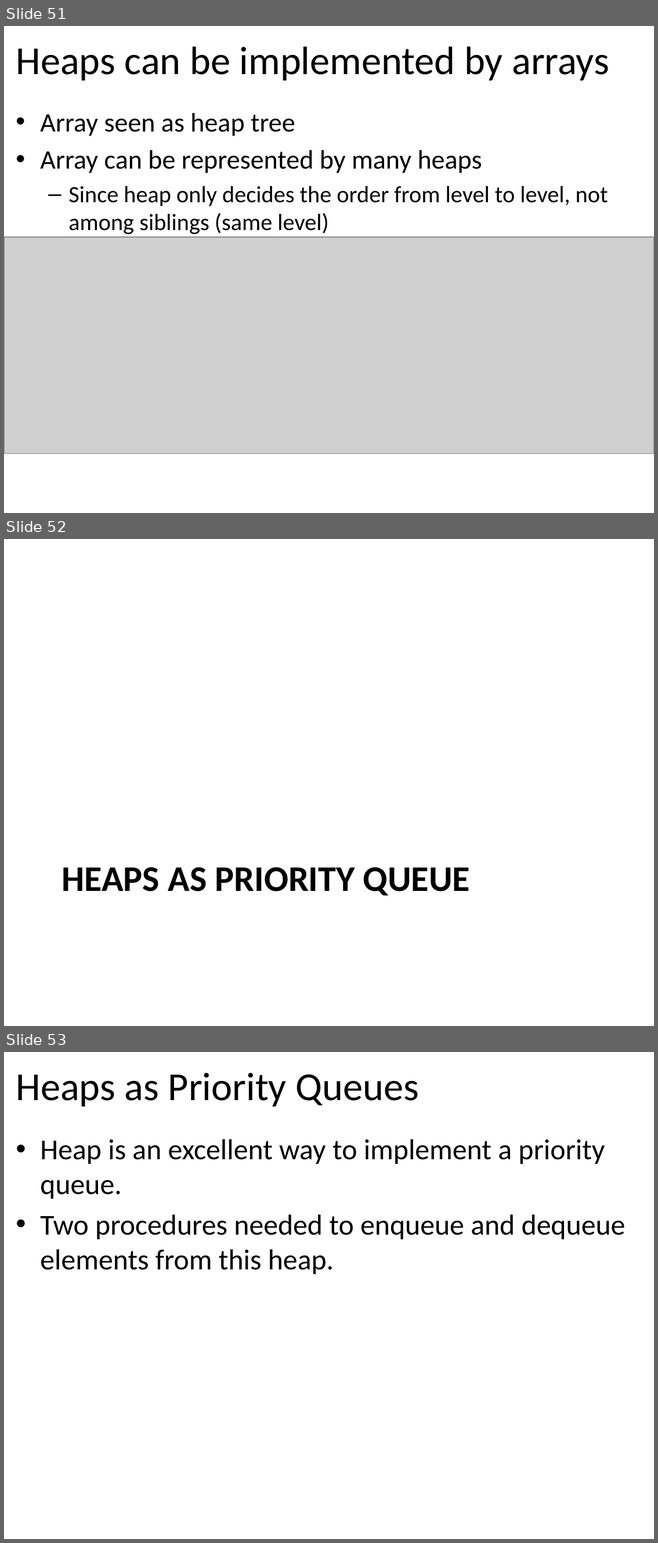
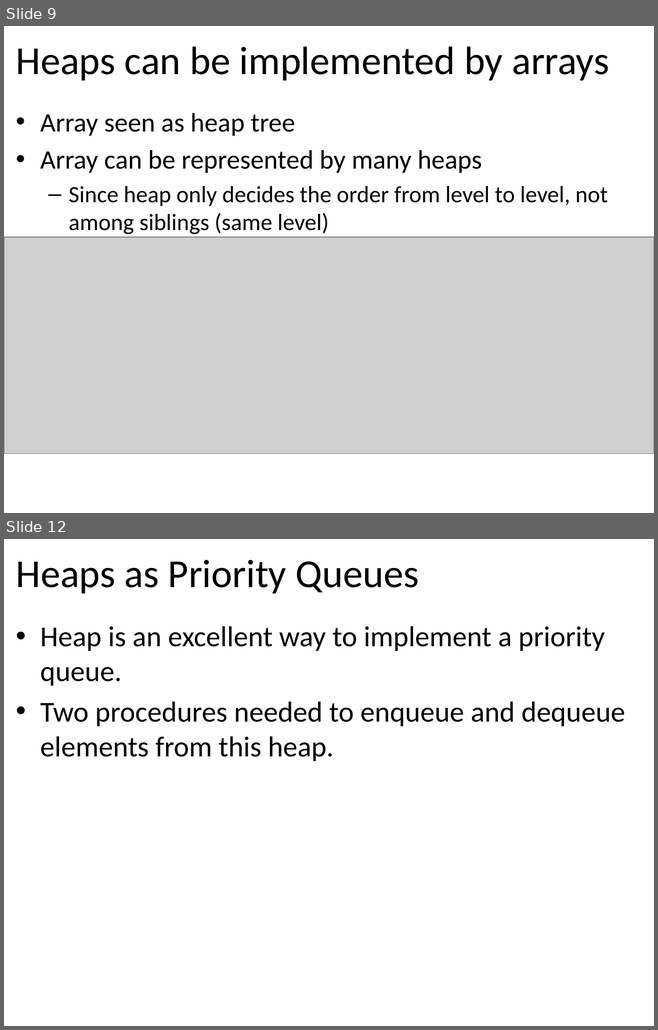
Before and after one commit to tutrunghieu/dsa-2017-java-tutorial, a slide deck: dsa2017-java-online/handouts/data-day05/Lecture 08 - Chapter 06 - Binary Trees - Day 3.pptx. Shown one above the other, each under a label of ours: slides 51, 52 and 53 before the commit, slides 9 and 12 after it; the slides between them are not shown. The pictures are 658x1543 and 658x1030 pixels, drawn with LibreOffice and Linux fonts; fonts in the diff are those of the drawing; grey boxes stand for pictures. Boxes give left, top, right and bottom in pixels: in the first picture for what was removed or moved away, otherwise in the second. Text is boxed around its words. In the diff, an @@ line names an element or a change of style, - is before the commit and + after.

```diff
--- a/dsa2017-java-online/handouts/data-day05/Lecture 08 - Chapter 06 - Binary Trees - Day 3.pptx
+++ b/dsa2017-java-online/handouts/data-day05/Lecture 08 - Chapter 06 - Binary Trees - Day 3.pptx
@@ slide 52 removed at (x1=4, y1=539, x2=654, y2=1026), background #FFFFFF @@
@@ title removed at (x1=61, y1=867, x2=470, y2=896) @@
-HEAPS AS PRIORITY QUEUE
@@ what was slide 51 is now slide 9 @@
@@ what was slide 53 is now slide 12 @@
```
Also in this commit, not shown: 1 slide changed, 5 slides added, 4 other slides removed, 7 other files.
